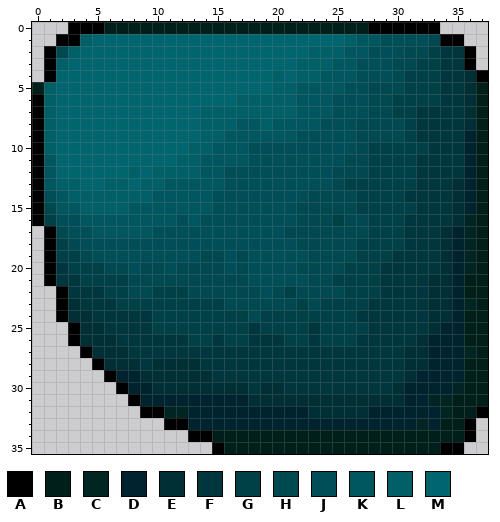
File history of a pixel-art sprite, tab/stone_bottom_left_selected.png. The picture above is the old version.
The file is 38x36 pixels. Colours within 5 levels of each other are drawn and written as one.
Palette (. is transparent): A #000000  B #001f1a  C #002523  D #00242f  E #002f35  F #00373e  G #004147  H #004951  J #004e58  K #00575f  L #005f67  M #00656e
The same view after the edit:
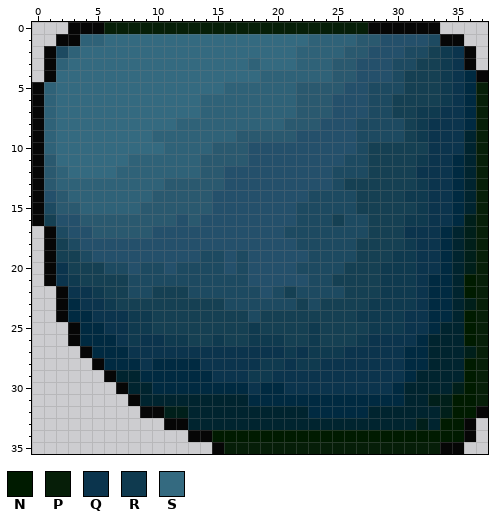
Colours new in this view: N #001b00  P #061e08  Q #0b344d  R #0f3a4f  S #346a80
Message: updated color for chatbox and tab stones
Difference:
@@ palette @@
-A #000000
+A #060606
-E #002f35
+E #002a41
-G #004147
+G #154053
-H #004951
+H #1d4a61
-J #004e58
+J #24506b
-K #00575f
+K #2a596f
-L #005f67
+L #2f6278
@@ x 0..37 @@
- 0 ...AAABBBBBBBBBBBBBBBBBBBBBBAAAAAA....
- 1 ..AALMMMMMMMMMMMMMMMMMMMMMLKKJJJJHAA..
- 2 .AHLMMMMMMMMMMMMMMMMMMMLLLKKJJJHHGFFA.
- 3 .ALMMMMMMMMMMMMMMMMMMMLLLKKJJJHHGGFFA.
- 4 .AMMMMMMMMMMMMMMMMMMLMLLKKKJJJHGGGFFEA
- 5 BLMMMMMMMMMMMMMMMMMMLLKKKKJJHHHGGGFFEB
- 6 ALMMMMMMMMMMMMMMMLLLLLKKKJJJHHGGGGFFEB
- 7 ALMMMMMMMMMMMMLLLLLLLLKKKJJJHHGGFFFFEB
- 8 ALMMMMMMMMMMMMLLLKKLKKKKJJJHHHHGFFFFEB
- 9 ALMMMMMMMMMMMMLLKKKKKKJJJJJHHHHGFFFFDB
-10 ALMMMMMMMMMMMLLKKKJJJJJJJJJHGGGGGFFFDB
-11 AKMMMMMMMMMMLLKKKKJJJJJJJJHHGGGGFFFFDB
-12 AKMMMMMMLMLLLLKKJJJJJJJJJHHHGGGGFFFFDB
-13 AKLLMMLLMLLKKKKKJJJJJJJJJHGGGGGGFFFEDB
-14 AJKLLLLLLLKKKKKJJJJJJJJHHHHGGGGFFFFEDB
-15 AHKKLLLLKKKKKKKJJJJJJJHHHHHGGGGGFFFEDB
-16 AGJJKKKKKKKKJKJJJJJJJJHHHGHHGGGFFFFECB
-17 .AHJJKKKKKJJJJJJJJJJJHHHHHHHGGGFFFEDCB
-18 .AGHJJJJJJJJJJJJJJJJJJHHHHHGGGGFFFEDCB
-19 .AGGHJJJJJJJJJHHJHJJJJJHHHHGGGFFFFEDCB
-20 .AFGGGHHJHHJHHHHJHJJJJHHHHGGGFFFFFEDCB
-21 .AFFGGGGHHHHHHHHHHJJJJJHHGGGGFFFFEEDBB
-22 ..AFFFGGHHGGGHHHHHHJHGHHHHGGGFFFFEEDBB
-23 ..AEFFFGGGGGGGGGHHHHHHGHGGGGFFFFFEEDCB
-24 ..AEEFFFFFGGGGGGGGHGGGGGGGGFFFFFFEEDBB
-25 ...AEEFFFFGGGGGGGGFGGGGFGGGGFFFFFEDDBB
-26 ...AEEEFFFFFFGGFGGFFFGGFGGGFFFFFEDDDBB
-27 ....AEEEFFFFFFFFFFFFFFFFFFFFFFFEEDDDCB
-28 .....AEEEFEEEEFFFFFFFFFFFFFFFFFEEDDDBB
-29 ......ADDEEEEEEFFFFFFFFFFFFFFFFEDDDDBB
-30 .......ADDEEEEEEEEFEEFFFFFFFFFEDDDDCBB
-31 ........ADDDDDDDDDEEEEEEEEEEEEEDDCCBBB
-32 .........AACCDDDDDDDDDDEEEEEDDDDDDCBBA
-33 ...........AADDDDDDDDDDDDDDDDDDDCDBBA.
-34 .............AABBBBBBBBBBBBBBBBBBBBBA.
-35 ...............ABBBBBBBBBBBBBBBBBBAA..
+ 0 ...AAAPPPPPPPPPPPPPPPPPPPPPPAAAAAA....
+ 1 ..AALLSSSSSSSSSSSSSSSSSLLLLKKJJJJHAA..
+ 2 .AHLSSSSSSSSSSSSSSSSSSLLLLKKJJJHHGRQA.
+ 3 .ALSSSSSSSSSSSSSSSLSSSLLLKKJJJHHGGRQA.
+ 4 .ASSSSSSSSSSSSSSSSSLLLLLLKKJJJHGGGRQEA
+ 5 ALSSSSSSSSSSSSSSLLLLLLKKKKJJHHHGGGRQEP
+ 6 ALSSSSSSSSSSSSLLLLLLLLKKKJJJHHGGGGRQEP
+ 7 ALSSSSSSSSSSSSLLLLLLLLKKKJJJHHGGRRQQEP
+ 8 ALSSSSSSSSSSLLLLLLLLLKKKJJJHHHHGRQQQEP
+ 9 ALSSSSSSSSLLLLLLLKKKKKJJJJJHHHHGRQQQDP
+10 ALSSSSSSSSSLLLLKKKJJJJJJJJJHGGGGGQQQDP
+11 AKSSSSSSLLLLLLKKKKJJJJJJJJHHGGGGRQQEDP
+12 AKLSSSSLLLLLLLKKJJJJJJJJJHHHGGGGQQQEDP
+13 AKLLLLLLLLLKKKKKJJJJJJJJJHGGGGGGRQQEDP
+14 AJKLLLLLLLKKKKKJJJJJJJJHHHHGGGGRRQQEDP
+15 AHKKLLLLLKKKKKKJJJJJJJHHHHHGGGGGRQQEDP
+16 AGJJKKKKKKKKJKJJJJJJJJHHHGHHGGGRRQQEBP
+17 .AHJJKKKKKJJJJJJJJJJJHHHHHHHGGGQQQEDBP
+18 .AGHJJJJJJJJJJJJJJJJJJHHHHHGGGGRQQEDBP
+19 .AGGHJJJJJJJJJHHJHJJJJJHHHHGGGRRQQEDBP
+20 .AQGGGHHJHHJHHHHJHJJJJHHHHGGGRRRQQEDBP
+21 .AQRGGGGHHHHHHHHHHJJJJJHHGGGGRRRQEEDNP
+22 ..AQQRGGHHGGGHHHHHHJHGHHHHGGGRRRQEEDNP
+23 ..AEQQRGGGGGGGGGHHHHHHGHGGGGRRRRQEEDBP
+24 ..AEEQQQRRGGGGGGGGHGGGGGGGGRRRRQQEEDNP
+25 ...AEEQQRRGGGGGGGGRGGGGRGGGGRRRQQEDDNP
+26 ...AEEEQRQQRRGGRGGRRRGGRGGGRQQQQEDDDNP
+27 ....AEEEQQQQQQQQQQQQQRQRRRQQQQQEEDDDBP
+28 .....AEEEQEEEEQQQQQRRQRRQQQQQQQEEDDDNP
+29 ......ADDEEEEEEQQQRRQQQQQQQQQQQEDDDDNP
+30 .......ADDEEEEEEEEQEEQQQQQQQQQEDDDDBNP
+31 ........ADDDDDDDDDEEEEEEEEEEEEEDDBBNNP
+32 .........AABBDDDDDDDDDDEEEEEDDDDDDBNNA
+33 ...........AADDDDDDDDDDDDDDDDDDDBDNNA.
+34 .............AANNNNNNNNNNNNNNNNNNNNNA.
+35 ...............APPPPPPPPPPPPPPPPPPAA..
Pixel boxes of the changes (left, top, right, bottom) in both pictures:
changed: (32, 22, 488, 454)
